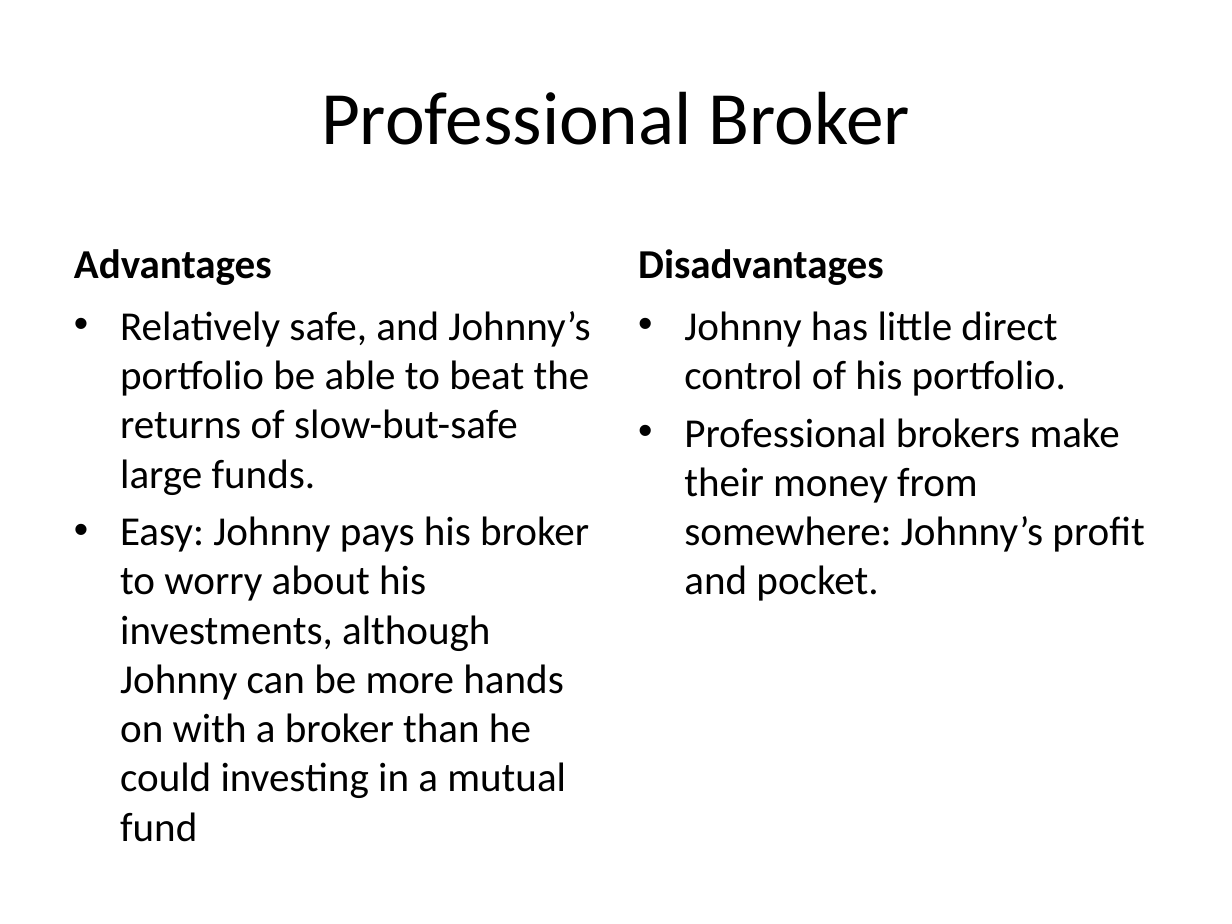
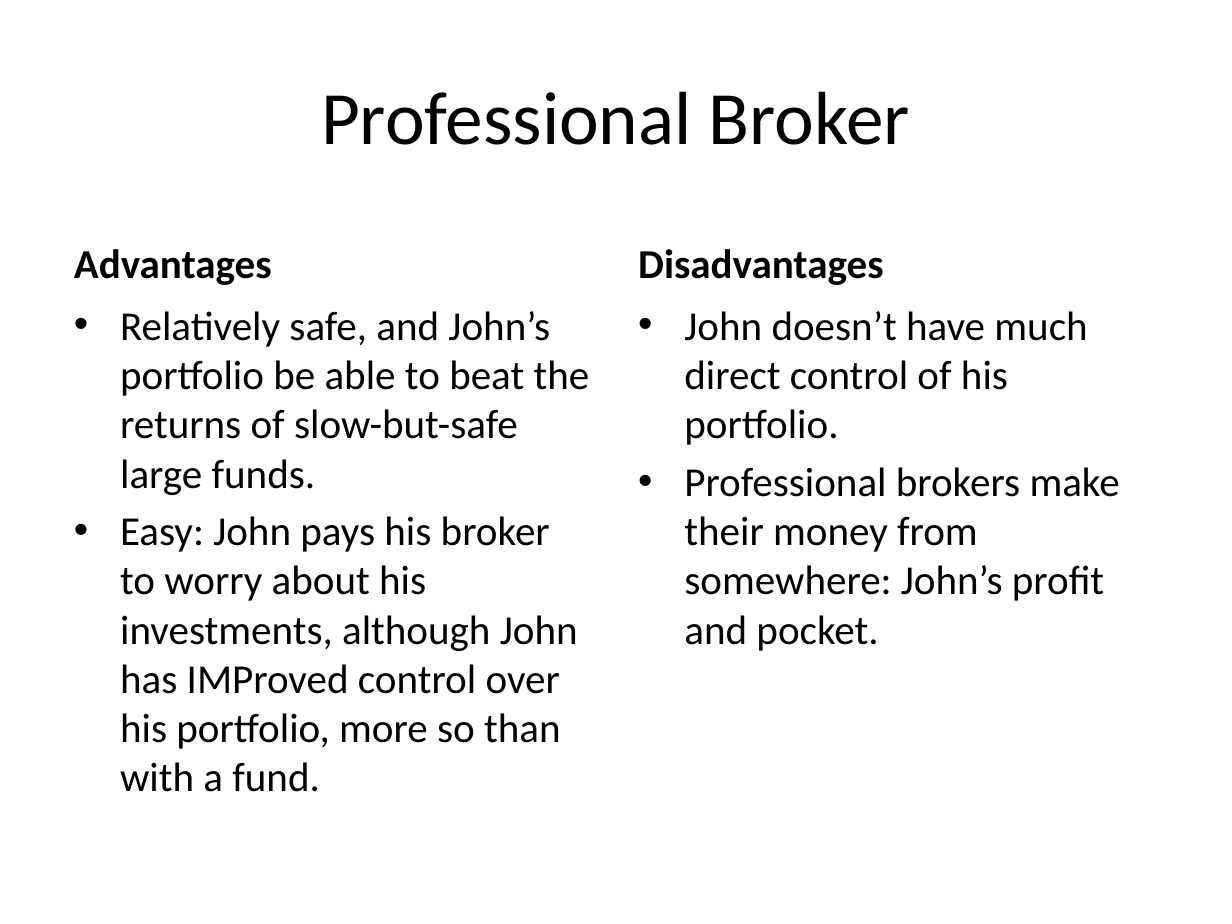
Before and after one commit to ChrisBye/rpi-imp, a slide deck: slide 4 of final presentation/justification and vision.pptx. Drawn at 1232x924 pixels with LibreOffice and Linux fonts; fonts in the diff are those of the drawing. Boxes give left, top, right and bottom in pixels: in the first picture for what was removed or moved away, otherwise in the second. Text is boxed around its words. In the diff, an @@ line names an element or a change of style, - is before the commit and + after.

Commit message:
modified presentation slides

```diff
--- a/final presentation/justification and vision.pptx
+++ b/final presentation/justification and vision.pptx
@@ text at (120, 311, 590, 792): text changed @@
-• Relatively safe, and Johnny’s portfolio be able to beat the returns of slow-but-safe large funds.
-• Easy: Johnny pays his broker to worry about his investments, although Johnny can be more hands on with a broker than he could investing in a mutual fund
+• Relatively safe, and John’s portfolio be able to beat the returns of slow-but-safe large funds.
+• Easy: John pays his broker to worry about his investments, although John has IMProved control over his portfolio, more so than with a fund.
@@ text at (684, 311, 1120, 651): text changed @@
-• Johnny has little direct control of his portfolio.
-• Professional brokers make their money from somewhere: Johnny’s profit and pocket.
+• John doesn’t have much direct control of his portfolio.
+• Professional brokers make their money from somewhere: John’s profit and pocket.
```
Also in this commit, not shown: 9 other slides changed, 1 other file.
